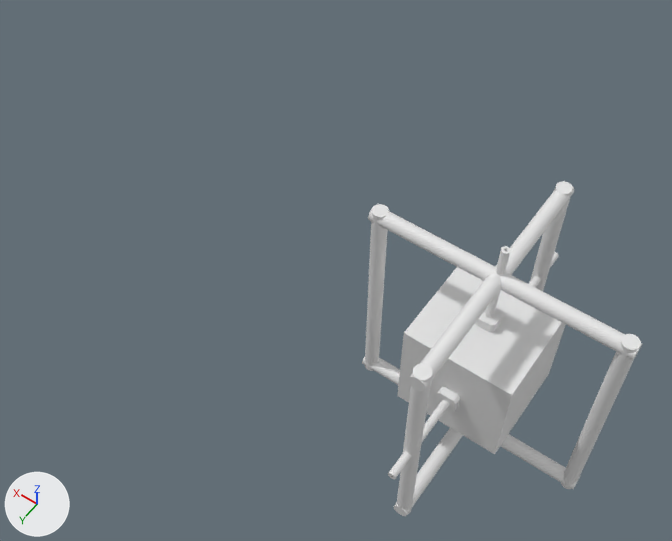
One commit to the Blender file RoBot.blend: the scene before it, then after it.
Camera for both pictures: a 50 mm lens placed at (-6.6, 18.5, 34.0), pointed at (6.7, -0.1, 4.7). Every picture has the same lights, and +X, +Y and +Z are marked at lower left.
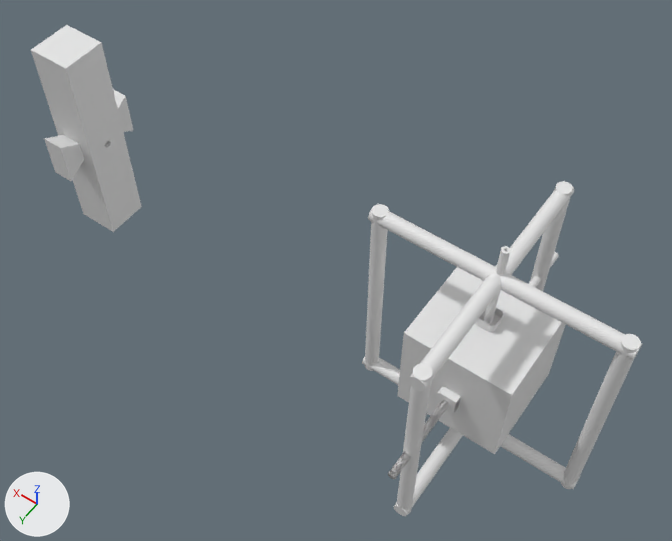
What the commit changed:
Mesh me_cube_003_1 is new.
It has 91 vertices, 52 faces and spans x -1.0..1.0, y -2.05..1.99, z -1.0..1.0.
Object 'Rod' (ob_rod) is now shown.
Object 'Cube.002' (ob_cube_002) is new; it shows me_cube_003_1.
Its location is (20.04, 0.02, 4.73).
Its rotation in degrees is (0, 90, 0).
Its scale is (5.0, 1.0, 1.0).

What differs and where, as boxes [x1, y1, x2, y2] in the pictures (672 x 541 px):
'Cube.002', added: after [31, 25, 142, 232]
'Piece', reshaped: before [388, 387, 460, 479]; after [388, 387, 461, 479]
'Rod', shown: after [389, 401, 449, 478]
